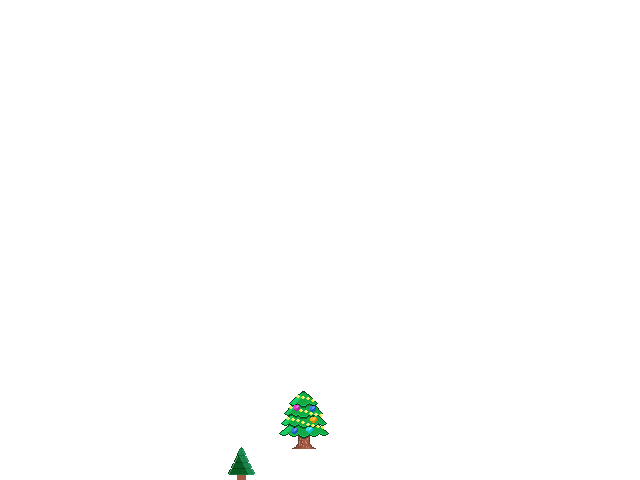
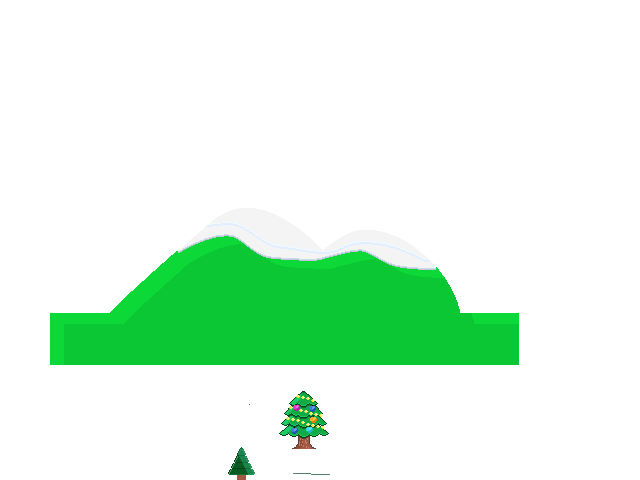
The second 640px x 480px image is a revision of the first. Changes to its layers:
added group "Hill" with 8 layers above "Wood #1" over left=50, top=208, right=519, bottom=405
added layer "Laag #5" in group "Hill" over left=205, top=222, right=430, bottom=262
added layer "Geplakte laag #4" in group "Hill" over left=178, top=208, right=436, bottom=268
added layer "Geplakte laag #5" in group "Hill" over left=178, top=235, right=436, bottom=270
added layer "Geplakte laag #3" in group "Hill" over left=178, top=209, right=436, bottom=269
added layer "Laag #6" in group "Hill" over left=64, top=244, right=519, bottom=365
added layer "Laag #4" in group "Hill" over left=50, top=233, right=519, bottom=365
hid "Wood #1" over left=50, top=208, right=519, bottom=475
